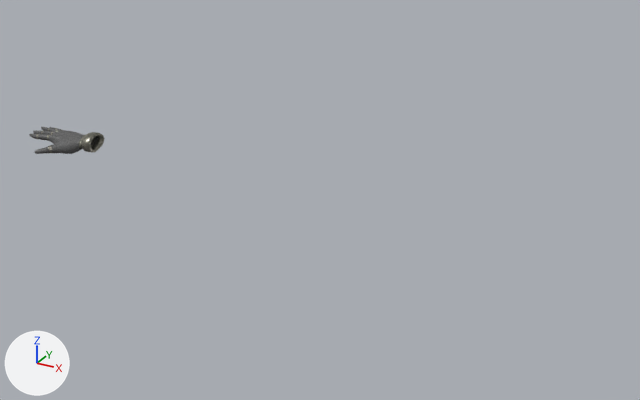
The glTF model hand/Linen_Gloves/linen_gloves.glb, before and after one commit.
Camera for both pictures: a 50 mm camera at (1.413, -1.474, 0.719) aimed at (0.595, 0.012, -0.024). Every picture has the same lights, and +X, +Y and +Z are marked at lower left. Vertices at the same position are counted once.

The older version as bpy lines, for what is in view:
```python
me_track_jacket_baked_028 = bpy.data.meshes.new('Track Jacket.baked.028')
me_track_jacket_baked_028.from_pydata(...)  # 657 vertices, 1300 faces; spans x -0.19..0.001, y -0.089..0.032, z -0.027..0.024
me_track_jacket_baked_028.materials.append(mat_linen_gloves_export)
ob_linen_gloves_export = bpy.data.objects.new('linen_gloves_export', me_track_jacket_baked_028)
ob_linen_gloves_export.location = (0.0, 0.0, 0.0)
```
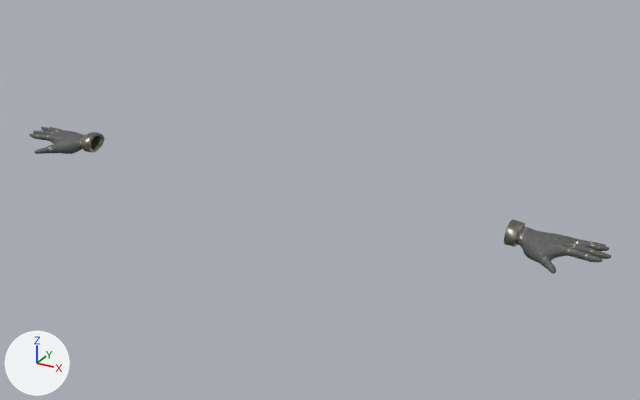
The newer file is also turned or shifted as a whole; pictures and numbers use the older file's frame.

The change in detail:
me_track_jacket_baked_028 has 657 vertices, 1300 faces and spans x -0.19..0.001, y -0.089..0.032, z -0.027..0.024.
me_track_jacket_baked_028 is used by ob_linen_gloves_export; location (0.0, 0.0, 0.0).
me_track_jacket_baked_028 part 1: the loose piece of 569 vertices spanning x -0.19..-0.015, y -0.089..0.03, z -0.027..0.015 is copied, and the copy is mirrored in x about its middle, then moved by (1.207, 0.0, 0.0); it spans x 1.017..1.191, y -0.089..0.03, z -0.027..0.015.
me_track_jacket_baked_028 part 2: the loose piece of 88 vertices spanning x -0.025..0.001, y -0.03..0.032, z -0.021..0.024 is copied, and the copy is mirrored in x about its middle, then moved by (1.025, 0.0, 0.0); it spans x 1.0..1.027, y -0.03..0.032, z -0.021..0.024.

Changed parts and their boxes (x1, y1, x2, y2) in the pictures (640 x 400 px):
'linen_gloves_export', reshaped (657% wider, 429% taller): before (29, 127, 105, 154); after (29, 127, 611, 274)
part 1 of me_track_jacket_baked_028, added: after (515, 226, 611, 274)
part 2 of me_track_jacket_baked_028, added: after (504, 219, 525, 247)
